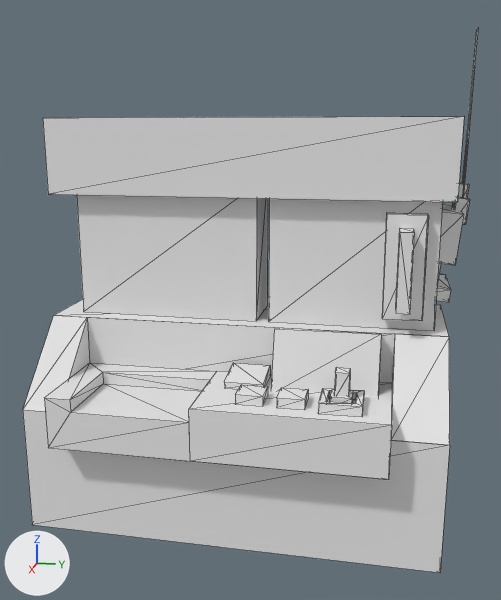
One commit to the OBJ model src/main/resources/assets/hbm/models/machines/dish_controller.obj: the scene before it, then after it.
Both versions are drawn from a 50 mm camera at (3.37, 1.2, 1.94) aimed at (0.07, 0.54, 1.12). Lighting does not change. The marker at lower left points along +X, +Y and +Z. Mesh edges are drawn as thin lines. Where no turn or scale is listed for an object, it has been applied to the vertices. Vertices at the same position are counted once.

The first picture shows 'dish_control', 'drive'.
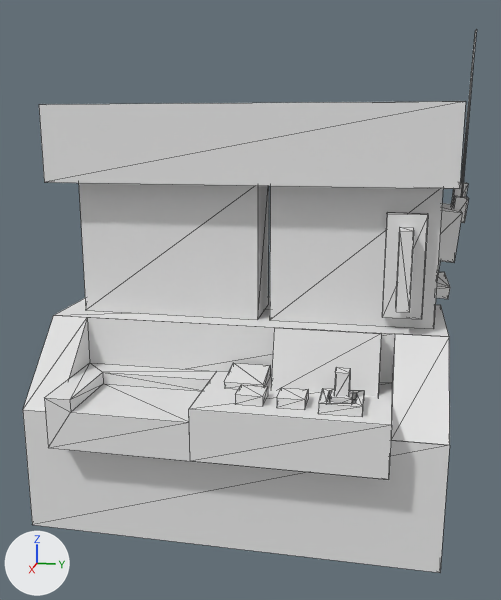
The change, as a list of edits to the scene's bpy script:
```text
Change me_dish_control:
    where me_dish_control.from_pydata(...)  # 188 vertices, 272 faces; spans x -0.53..0.62, y -0.5..1.59, z 0.0..2.42
    used by ob_dish_control; location = (0.0, 0.0, 0.0)
    me_dish_control part 1: the loose piece of 16 vertices spanning x -0.41..0.03, y -0.37..0.56, z 1.0..1.69 is moved by (-0.03, 0.0, 0.0)
    me_dish_control part 2: the loose piece of 16 vertices spanning x -0.41..0.03, y 0.63..1.44, z 1.0..1.69 is moved by (-0.03, 0.0, 0.0)
    me_dish_control part 3: the loose piece of 8 vertices spanning x 0.03..0.09, y 1.19..1.38, z 1.06..1.56 is moved by (-0.03, 0.0, 0.0)
    me_dish_control part 4: the loose piece of 8 vertices spanning x -0.53..0.09, y -0.5..1.5, z 1.62..2.0 is moved by (0.03, 0.0, 0.06)
    me_dish_control part 5
    25 vertices are removed from x -0.47..-0.09, y 1.26..1.59, z 1.12..2.42
    70 faces are deleted
    5 vertices move from x -0.47..-0.09, y 1.26..1.53, z 1.14..1.3 to x -0.53..-0.16, y 1.33..1.53, z 1.18..1.32
    8 vertices are added at x -0.53..-0.22, y 1.26..1.55, z 1.12..1.57
    12 new vertices lie (-0.06, 0.0, 0.0) away from vertices in x -0.41..-0.16, y 1.33..1.59, z 1.19..2.42
    5 new vertices lie (0.37, 0.0, 0.0) away from vertices in x -0.53..-0.47, y 1.26..1.55, z 1.12..1.57
    70 new faces join them
```

What differs and where, as boxes (x1, y1, x2, y2) in the pictures (501 x 600 px; the box of a moved part takes in the faces that stretch with it):
'dish_control', reshaped
    before: (23, 28, 478, 573)
    after: (23, 29, 477, 573)
part 1 of me_dish_control, moved or reshaped
    before: (77, 195, 268, 321)
    after: (79, 183, 269, 320)
part 2 of me_dish_control, moved or reshaped
    before: (269, 199, 443, 331)
    after: (270, 186, 443, 329)
part 3 of me_dish_control, moved or reshaped
    before: (382, 213, 429, 321)
    after: (382, 212, 428, 319)
part 4 of me_dish_control, moved or reshaped
    before: (43, 116, 464, 202)
    after: (39, 101, 466, 189)
part 5 of me_dish_control, moved or reshaped
    before: (436, 28, 478, 302)
    after: (436, 29, 477, 299)
